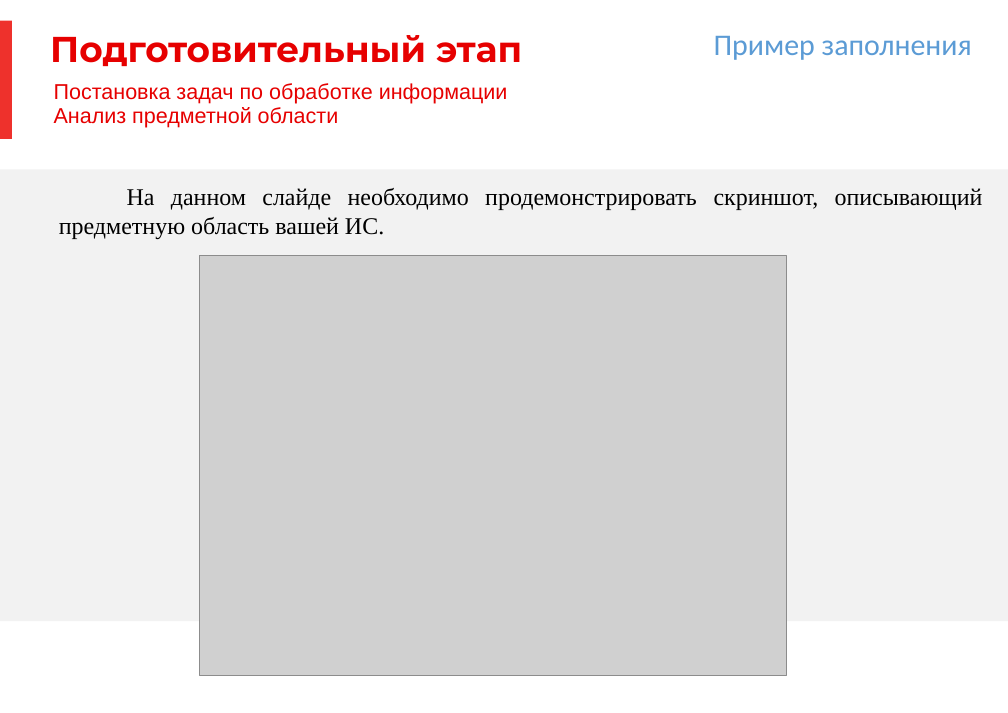
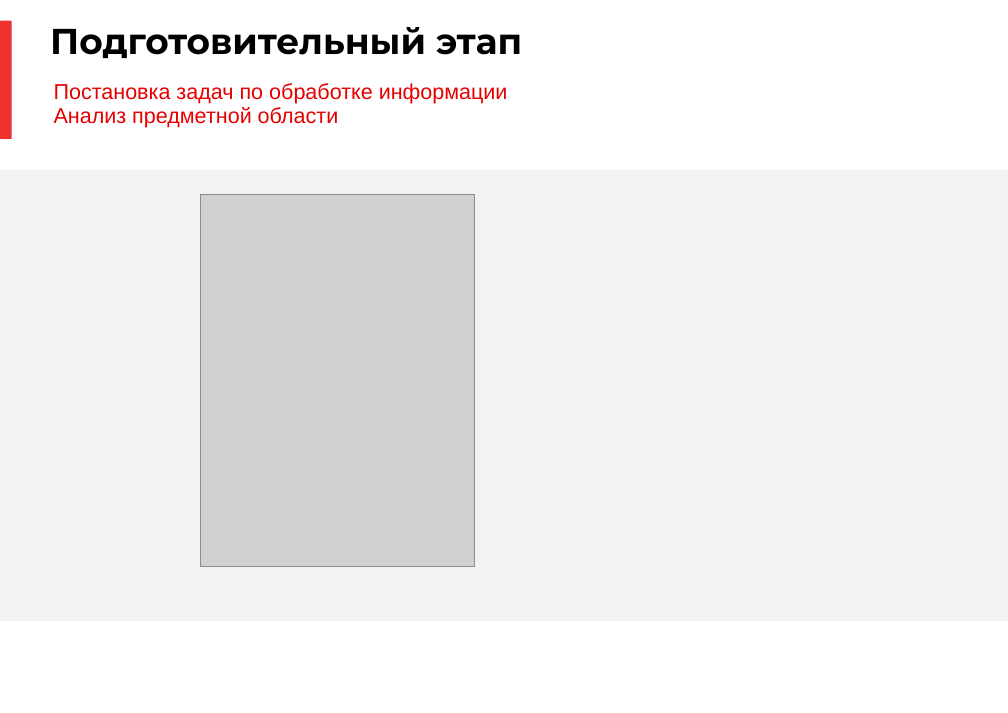
Before and after one commit to a-attendee/practice-2, a slide deck: slide 4 of docs/Prilozhenie 1 k individualnomu zadaniyu UP. PM.03 (shablon otcheta dlya zapolneniya).pptx. Drawn at 1008x713 pixels with LibreOffice and Linux fonts; fonts in the diff are those of the drawing; grey boxes stand for pictures; background and template pictures are left out. Boxes give left, top, right and bottom in pixels: in the first picture for what was removed or moved away, otherwise in the second. Text is boxed around its words. In the diff, an @@ line names an element or a change of style, - is before the commit and + after.

```diff
--- a/docs/Prilozhenie 1 k individualnomu zadaniyu UP. PM.03 (shablon otcheta dlya zapolneniya).pptx
+++ b/docs/Prilozhenie 1 k individualnomu zadaniyu UP. PM.03 (shablon otcheta dlya zapolneniya).pptx
@@ title "Подготовительный этап": place and size @@
-title "Подготовительный этап" at bbox=[50, 35, 522, 66]
+title "Подготовительный этап" at bbox=[50, 27, 522, 58]
@@ title "Подготовительный этап" at bbox=[50, 27, 522, 58]: text colour #E60000 to #000000 @@
@@ text removed at bbox=[714, 36, 972, 60] @@
-Пример заполнения
@@ text removed at bbox=[59, 188, 983, 239] @@
-На данном слайде необходимо продемонстрировать скриншот, описывающий предметную область вашей ИС.
@@ picture added at bbox=[201, 194, 474, 566] @@
@@ picture removed at bbox=[199, 256, 786, 675] @@
```
Also in this commit, not shown: 14 other slides changed, 27 other files.
